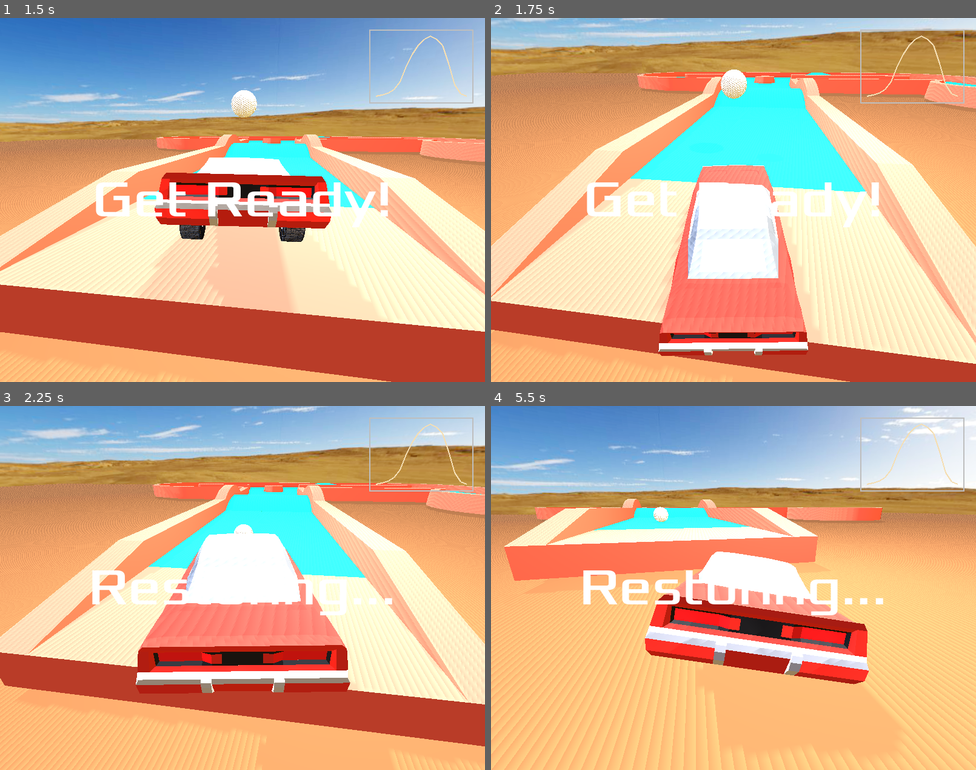
Above: before the commit, frames 1-4 (two rows, left to right).
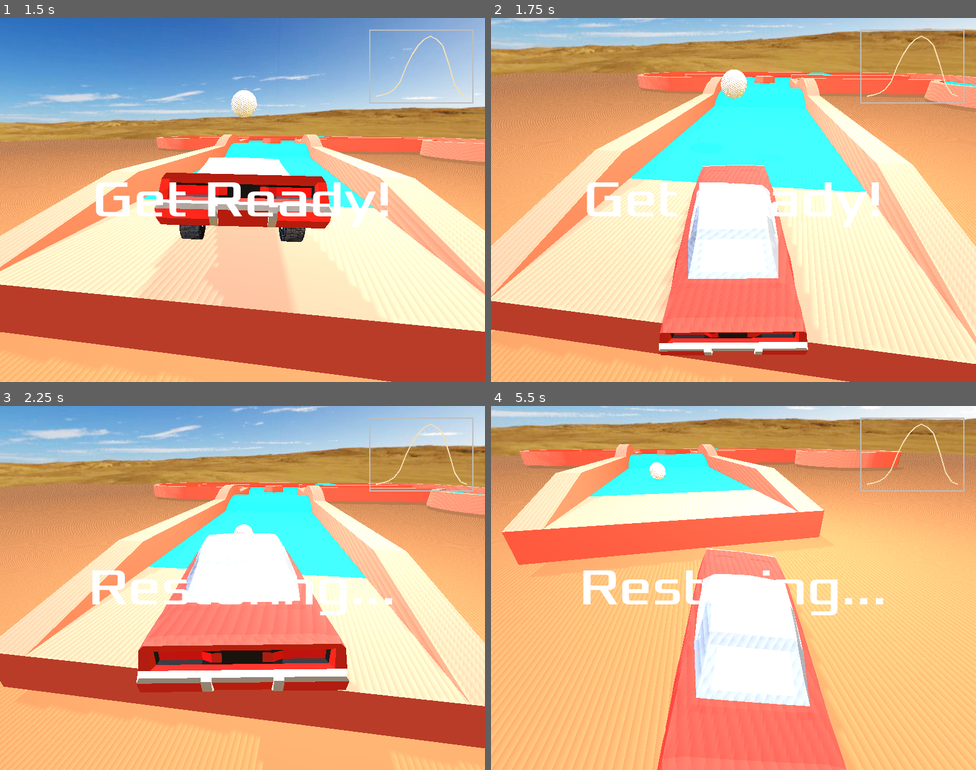
Above: after the commit, the same moments.

Repository: deecovan/v4-51-golf
Game: Godot game, scene res://Scenes/Main.tscn
Two runs of this game, one before a commit and one after it. Both use one fixed random seed, a clock stepped at 60 frames per second and the inputs below.
Inputs (mouse positions are in pixels of both pictures, inside the frame that each line leads up to):
- Up to frame 1 (1.5 s): move the mouse to (349, 181) at 0.52 s; hold D (steer_right) 0.53-1.28 s; hold Mouse wheel up (cam_zoom_in) 0.53-1.28 s; move the mouse to (145, 218) at 1.27 s; hold S (brake) from 1.28 s (still down); tap Mouse wheel down (cam_zoom_out) at 1.35 s
- Up to frame 2 (1.75 s): keep holding S (brake)
- Up to frame 3 (2.25 s): move the mouse to (291, 507) at 2.02 s; release S (brake) at 2.03 s; hold D (steer_right) from 2.03 s (still down); tap R (restore) at 2.1 s
- Up to frame 4 (5.5 s): move the mouse to (709, 660) at 2.77 s; release D (steer_right) at 2.78 s; hold W (accelerate) 2.78-3.53 s; tap Mouse wheel up (cam_zoom_in) at 2.85 s; move the mouse to (879, 642) at 3.52 s; hold Mouse wheel down (cam_zoom_out) 3.53-4.28 s; hold A (steer_left) 3.53-5.03 s; move the mouse to (588, 533) at 4.27 s; tap R (restore) at 4.35 s; move the mouse to (757, 588) at 5.02 s; hold S (brake) from 5.03 s (still down); hold Mouse wheel up (cam_zoom_in) from 5.03 s (still down)

Frame 1 is identical in both runs. In frame 2, 2.5% of the frame differs, in the area x 0-100%, y 3-100%; in frame 3, 5.0%; in frame 4, 61%, in the area x 0-100%, y 0-100%.

Commit message:
Tested Wheel3D Damper

Diff:
--- a/Project/Scripts/Vehicle.gd
+++ b/Project/Scripts/Vehicle.gd
@@ -65,19 +65,19 @@
 
 	## Setup Wheel2Ds Front and Rear values
 	## Grip
-	#$Wheel3Dfl.wheel_friction_slip = fric_slip_front
-	#$Wheel3Dfr.wheel_friction_slip = fric_slip_front
-	#$Wheel3Drl.wheel_friction_slip = fric_slip_rear
-	#$Wheel3Drr.wheel_friction_slip = fric_slip_rear
+	$Wheel3Dfl.wheel_friction_slip = fric_slip_front
+	$Wheel3Dfr.wheel_friction_slip = fric_slip_front
+	$Wheel3Drl.wheel_friction_slip = fric_slip_rear
+	$Wheel3Drr.wheel_friction_slip = fric_slip_rear
 	### Damper
-	#$Wheel3Dfl.damping_compression = damp_compr_front
-	#$Wheel3Dfr.damping_compression = damp_compr_front
-	#$Wheel3Drl.damping_compression = damp_compr_rear
-	#$Wheel3Drr.damping_compression = damp_compr_front
-	#$Wheel3Dfl.damping_relaxation = damp_relax_rear
-	#$Wheel3Dfr.damping_relaxation = damp_relax_rear
-	#$Wheel3Drl.damping_relaxation = damp_relax_rear
-	#$Wheel3Drr.damping_relaxation = damp_relax_rear
+	$Wheel3Dfl.damping_compression = damp_compr_front
+	$Wheel3Dfr.damping_compression = damp_compr_front
+	$Wheel3Drl.damping_compression = damp_compr_rear
+	$Wheel3Drr.damping_compression = damp_compr_rear
+	$Wheel3Dfl.damping_relaxation = damp_relax_front
+	$Wheel3Dfr.damping_relaxation = damp_relax_front
+	$Wheel3Drl.damping_relaxation = damp_relax_rear
+	$Wheel3Drr.damping_relaxation = damp_relax_rear
 	### Rest
 	#$Wheel3Dfl.wheel_rest_length = rest_front
 	#$Wheel3Dfr.wheel_rest_length = rest_front
